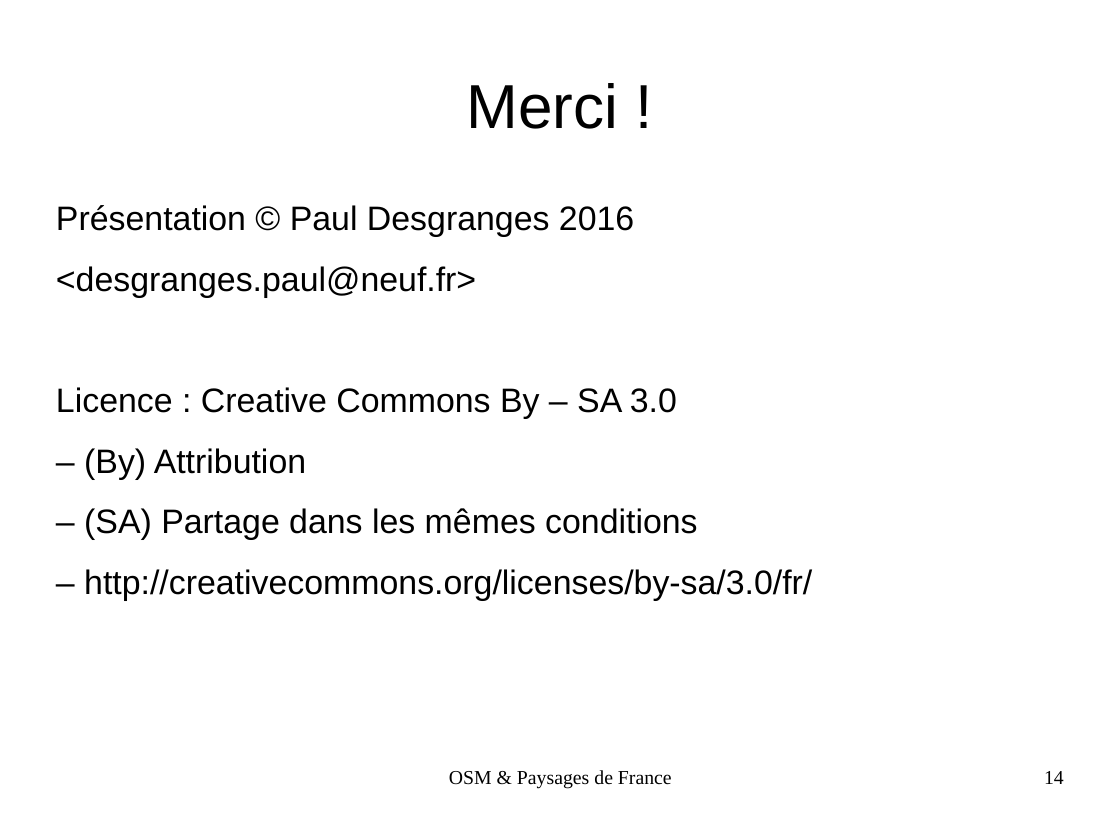
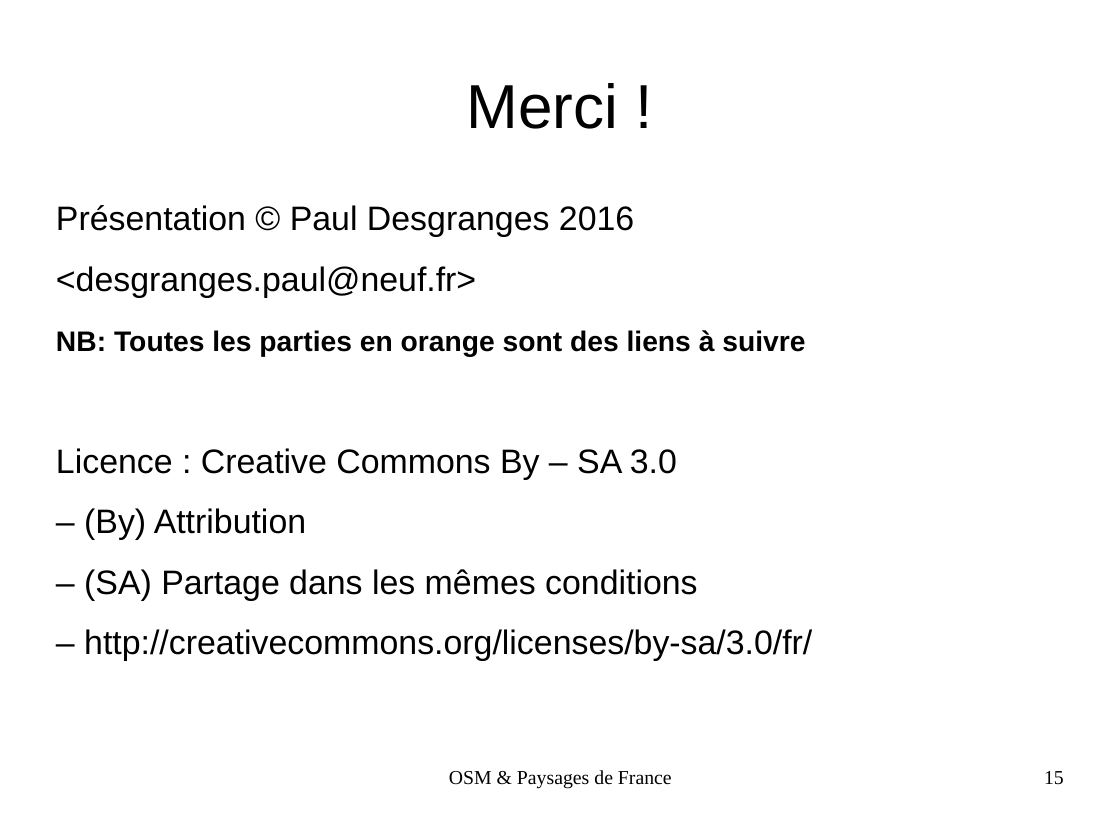
Before and after one commit to pdfext/pdfext.github.io, a slide deck: slide 15 of OSM/advertising/doc/OSM_PdF_EIVP.odp (slide 14 before the commit). Drawn at 1120x840 pixels with LibreOffice and Linux fonts; fonts in the diff are those of the drawing. Boxes give left, top, right and bottom in pixels: in the first picture for what was removed or moved away, otherwise in the second. Text is boxed around its words. In the diff, an @@ line names an element or a change of style, - is before the commit and + after.

```diff
--- a/OSM/advertising/doc/OSM_PdF_EIVP.odp
+++ b/OSM/advertising/doc/OSM_PdF_EIVP.odp
@@ text at (x1=56, y1=330, x2=805, y2=357): paragraph added @@
+NB: Toutes les parties en orange sont des liens à suivre
@@ page number at (x1=1044, y1=771, x2=1064, y2=785): text changed @@
-14
+15
```
Also in this commit, not shown: 2 other slides changed, 1 slide added.
